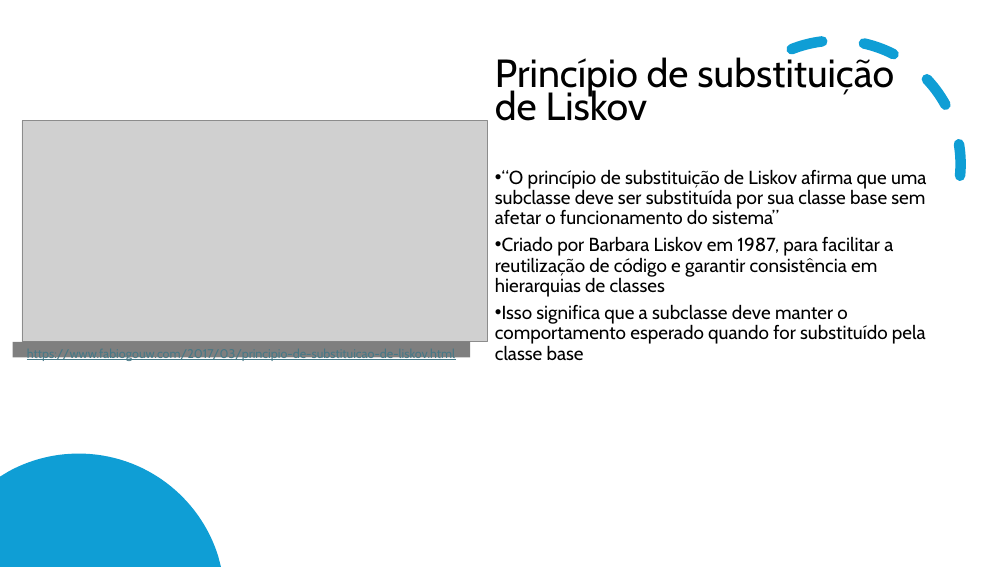
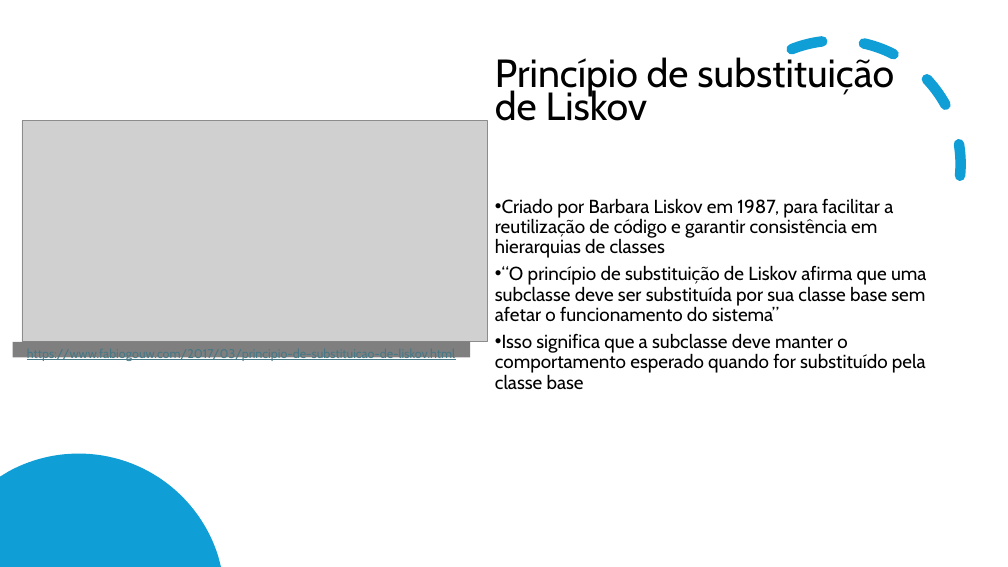
Before and after one commit to bruno87532/Atividade-Esdras, a slide deck: slide 3 of LSP SOLID.pptx. Drawn at 1008x567 pixels with LibreOffice and Linux fonts; fonts in the diff are those of the drawing; grey boxes stand for pictures. Boxes give left, top, right and bottom in pixels: in the first picture for what was removed or moved away, otherwise in the second. Text is boxed around its words. In the diff, an @@ line names an element or a change of style, - is before the commit and + after.

Commit message:
vf

```diff
--- a/LSP SOLID.pptx
+++ b/LSP SOLID.pptx
@@ text at [495, 198, 893, 258]: paragraph added @@
+• Criado por Barbara Liskov em 1987, para facilitar a reutilização de código e garantir consistência em hierarquias de classes
@@ text at [495, 236, 893, 297]: paragraph removed @@
-• Criado por Barbara Liskov em 1987, para facilitar a reutilização de código e garantir consistência em hierarquias de classes
```
